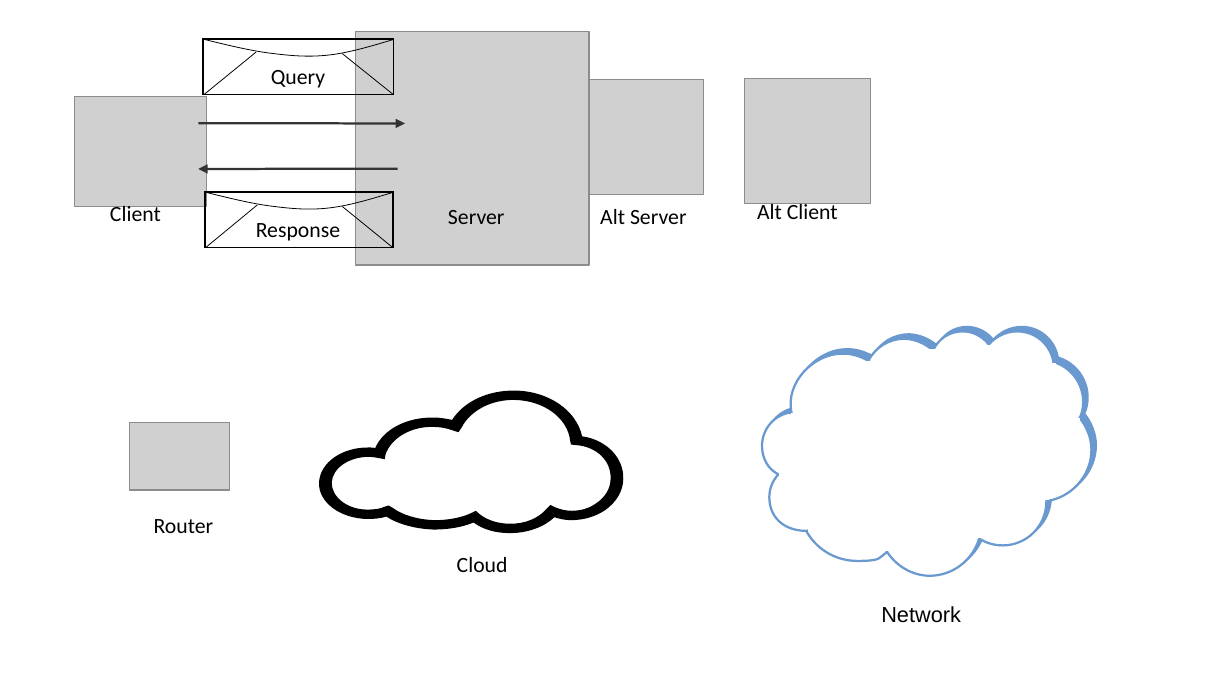
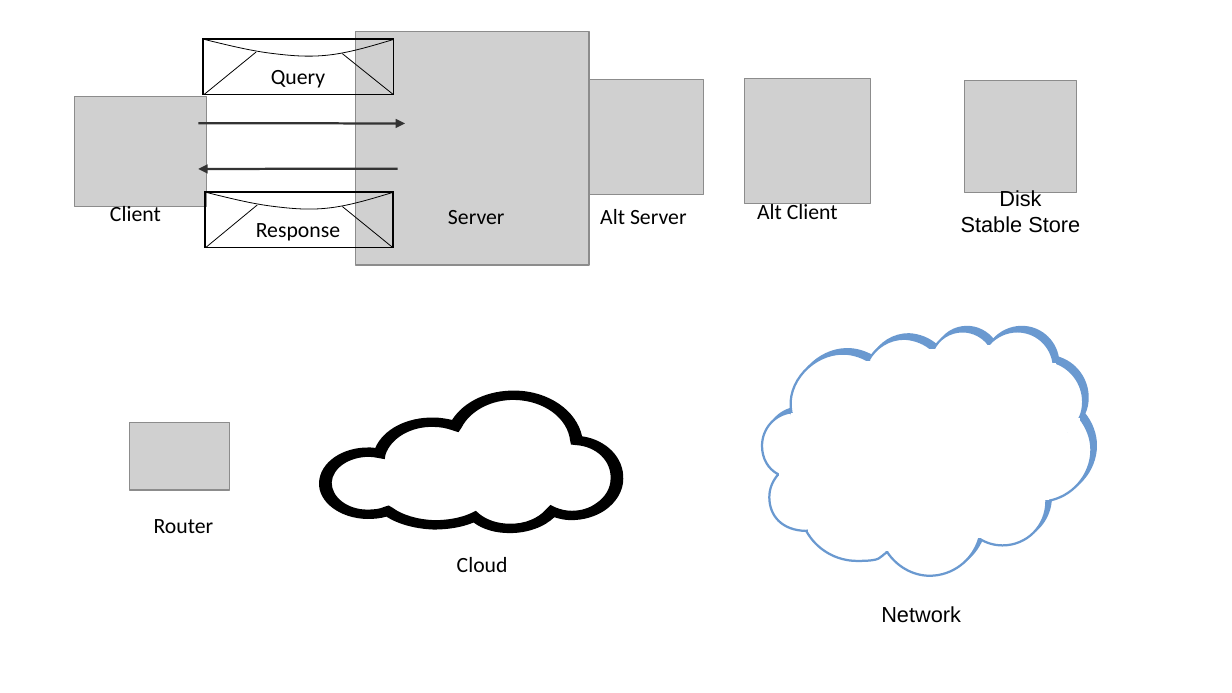
Before and after one commit to SystemsApproach/7E, a slide deck: slide 2 of figures/Figure-Style.odp. Drawn at 1232x693 pixels with LibreOffice and Linux fonts; fonts in the diff are those of the drawing; grey boxes stand for pictures. Boxes give left, top, right and bottom in pixels: in the first picture for what was removed or moved away, otherwise in the second. Text is boxed around its words. In the diff, an @@ line names an element or a change of style, - is before the commit and + after.

```diff
--- a/figures/Figure-Style.odp
+++ b/figures/Figure-Style.odp
@@ picture added at [965,80,1077,192] @@
@@ text added at [961,189,1080,233], 14 pt, text #000000 @@
+Disk
+Stable Store
```
Also in this commit, not shown: 4 other files.
